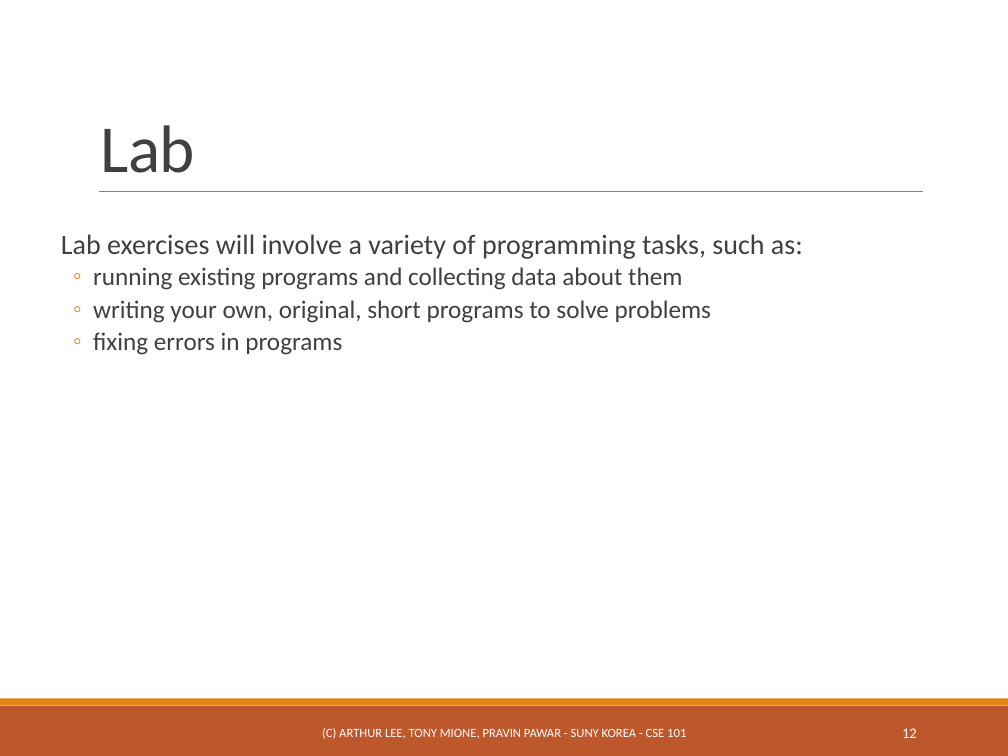
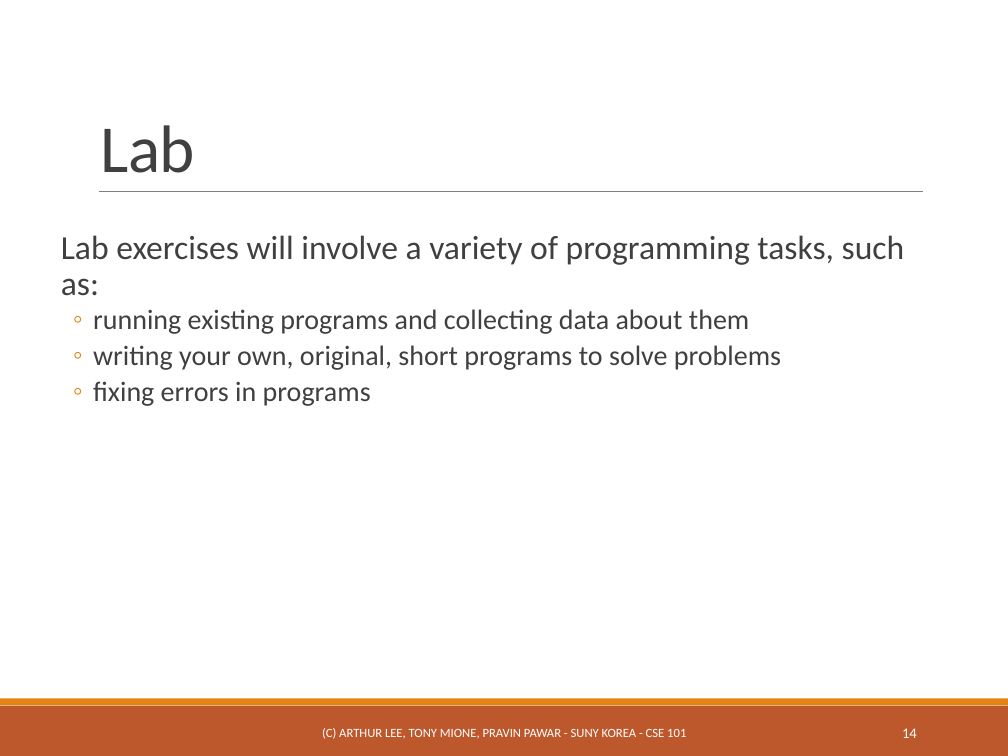
Before and after one commit to ppawar/ppawar.github.io, a slide deck: slide 14 of CSE101-S19/Slides/PPT/CSE101_Lec0.pptx (slide 12 before the commit). Drawn at 1008x756 pixels with LibreOffice and Linux fonts; fonts in the diff are those of the drawing. Boxes give left, top, right and bottom in pixels: in the first picture for what was removed or moved away, otherwise in the second. Text is boxed around its words. In the diff, an @@ line names an element or a change of style, - is before the commit and + after.

```diff
--- a/CSE101-S19/Slides/PPT/CSE101_Lec0.pptx
+++ b/CSE101-S19/Slides/PPT/CSE101_Lec0.pptx
@@ text "Lab exercises will involve a ..." at (61,235,905,406): size 20 to 24 pt in "Lab exercises will involve a variety of ..."; size 18 to 20 pt in "running existing programs and collecting data about ...", "writing your own, original, short programs to ...", "fixing errors in programs" @@
@@ page number at (902,728,917,738): text changed @@
-12
+14
```
Also in this commit, not shown: 4 other slides changed, 2 slides added, 26 other files.
